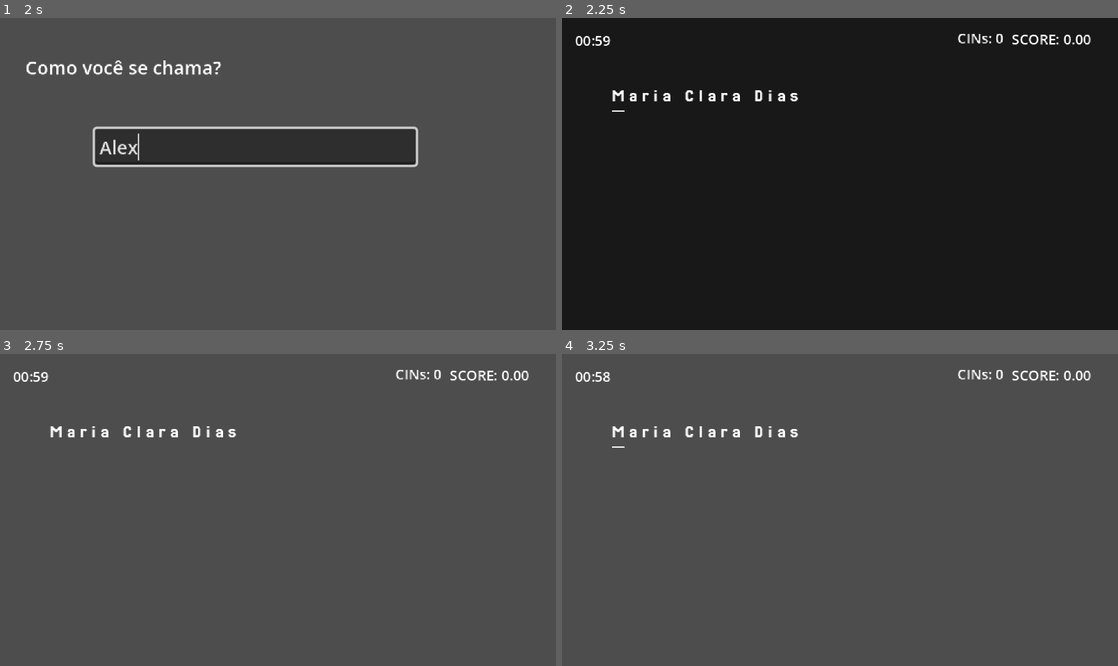
Above: before the commit, frames 1-4 (two rows, left to right).
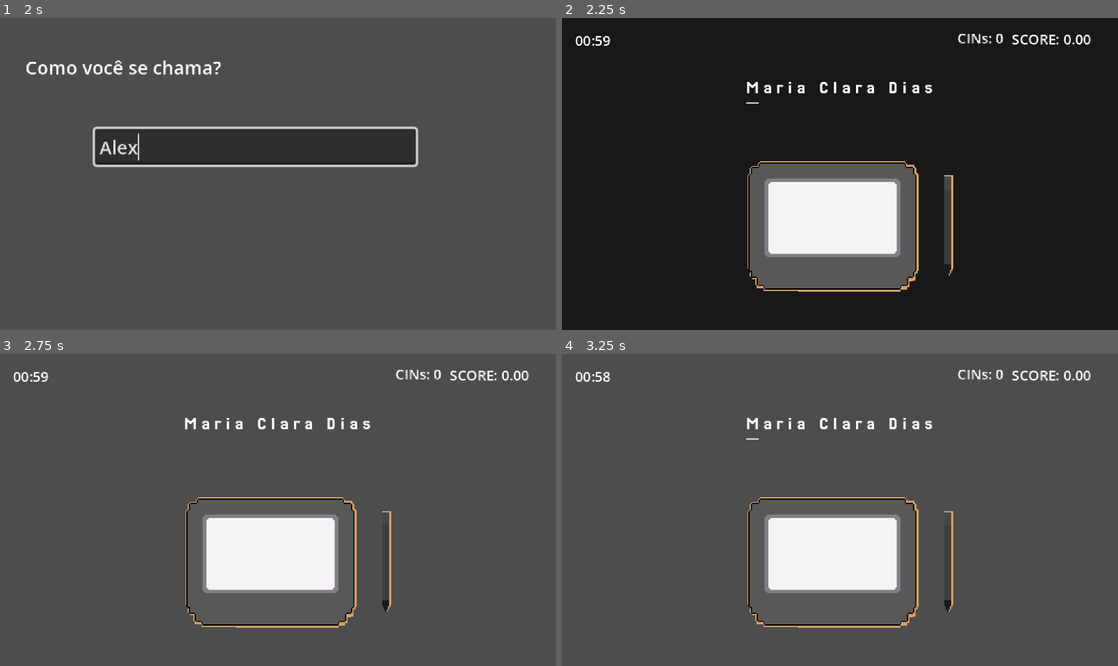
Above: after the commit, the same moments.

Repository: bianca-bezerra/CINExpress
Game: Godot game, scene res://scenes/levels/menu_scene.tscn
The game is run twice, just before and just after one commit, with the same random seed, the same clock (stepped at 60 frames per second) and the same inputs.
Inputs (mouse positions are in pixels of both pictures, inside the frame that each line leads up to):
- Up to frame 1 (2 s): click "JOGAR" at 0.5 s; click (255, 145) at 1.27 s; type "Alex" at 1.35 s
- Up to frame 2 (2.25 s): tap Enter at 2 s; tap Space (space) at 2.1 s
- Up to frame 3 (2.75 s): no input
- Up to frame 4 (3.25 s): tap Space (space) at 2.85 s

Frame 1 is identical in both runs. In frame 2, 14% of the frame differs, in the area x 9-71%, y 20-88%; in frame 3, 8.1%; in frame 4, 8.2%.

Commit message:
feat: Adiciona assinatura digital e atualiza referências na cena de digitação

Diff:
--- a/scenes/levels/finger_scene.tscn
+++ b/scenes/levels/finger_scene.tscn
@@ -35,16 +35,16 @@
 collision_layer = 4
 
 [node name="Sprite2D2" type="Sprite2D" parent="digital_reader"]
-position = Vector2(3, -60)
+position = Vector2(0, -69)
 texture = ExtResource("2_k7tmn")
 
 [node name="Sprite2D" type="AnimatedSprite2D" parent="digital_reader"]
-position = Vector2(6.999993, -17)
+position = Vector2(3.9999924, -25)
 sprite_frames = SubResource("SpriteFrames_k7tmn")
 frame_progress = 0.47124112
 
 [node name="CollisionShape2D" type="CollisionShape2D" parent="digital_reader"]
-position = Vector2(7, 16)
+position = Vector2(4, 11)
 shape = SubResource("RectangleShape2D_21gu7")
 
 [node name="Finger" type="CharacterBody2D" parent="."]
--- a/scenes/levels/type_quickly.tscn
+++ b/scenes/levels/type_quickly.tscn
@@ -1,32 +1,74 @@
-[gd_scene load_steps=4 format=3 uid="uid://dbgncko8kqajj"]
+[gd_scene load_steps=6 format=3 uid="uid://dbgncko8kqajj"]
 
 [ext_resource type="Script" uid="uid://cavxmkxm3gft0" path="res://scripts/quickly_type_level.gd" id="1_jac8s"]
 [ext_resource type="FontFile" uid="uid://e05kcorrkffc" path="res://assets/poorhandwriting.ttf" id="2_pwse7"]
 [ext_resource type="PackedScene" uid="uid://yrnpjaxxbe5o" path="res://scenes/components/game_type.tscn" id="3_ufyvn"]
+[ext_resource type="Texture2D" uid="uid://m18tg8qgdih2" path="res://assets/sprites/assinatura_digital.png" id="4_dppqh"]
+
+[sub_resource type="LabelSettings" id="LabelSettings_dppqh"]
+font = ExtResource("2_pwse7")
+font_size = 18
+font_color = Color(0.62152386, 0.62152386, 0.6215238, 1)
+shadow_size = 6
+shadow_color = Color(0.28627452, 0.28627452, 0.28627452, 0.14509805)
+shadow_offset = Vector2(-1, -1)
 
 [node name="QuicklyTypeLevel" type="Node2D"]
 script = ExtResource("1_jac8s")
 
-[node name="VBoxContainer" type="VBoxContainer" parent="."]
-offset_left = 148.0
-offset_top = 89.0
-offset_right = 278.0
-offset_bottom = 174.0
+[node name="CanvasLayer" type="CanvasLayer" parent="."]
+
+[node name="VBoxContainer" type="VBoxContainer" parent="CanvasLayer"]
+anchors_preset = 14
+anchor_top = 0.5
+anchor_right = 1.0
+anchor_bottom = 0.5
+offset_top = -40.0
+offset_bottom = -24.0
+grow_horizontal = 2
+grow_vertical = 2
 size_flags_horizontal = 4
 size_flags_vertical = 4
 
-[node name="FeedbackLabel" type="Label" parent="VBoxContainer"]
+[node name="FeedbackLabel" type="Label" parent="CanvasLayer/VBoxContainer"]
 layout_mode = 2
 theme_override_fonts/font = ExtResource("2_pwse7")
+horizontal_alignment = 1
 
-[node name="HFlowContainer" type="HFlowContainer" parent="."]
-offset_left = 43.0
-offset_top = 59.0
-offset_right = 327.0
-offset_bottom = 179.0
+[node name="HFlowContainer" type="HFlowContainer" parent="CanvasLayer"]
+anchors_preset = 10
+anchor_right = 1.0
+offset_top = 52.0
+offset_bottom = 83.0
+grow_horizontal = 2
 size_flags_horizontal = 0
 size_flags_vertical = 8
+alignment = 1
 
-[node name="InputLineEdit" parent="." instance=ExtResource("3_ufyvn")]
+[node name="InputLineEdit" parent="CanvasLayer" instance=ExtResource("3_ufyvn")]
 
-[connection signal="text_change_rejected" from="InputLineEdit" to="." method="_on_input_line_edit_text_change_rejected"]
+[node name="AssinaturaDigital" type="TextureRect" parent="CanvasLayer"]
+offset_left = 160.0
+offset_top = 124.0
+offset_right = 338.0
+offset_bottom = 237.0
+texture = ExtResource("4_dppqh")
+
+[node name="signature" type="Label" parent="CanvasLayer/AssinaturaDigital"]
+layout_mode = 1
+anchors_preset = -1
+anchor_left = 0.112
+anchor_top = 0.416
+anchor_right = 0.716
+anchor_bottom = 0.549
+offset_left = 0.063999176
+offset_top = -0.00799942
+offset_right = 405.552
+offset_bottom = 118.75011
+grow_horizontal = 2
+grow_vertical = 2
+scale = Vector2(0.20928772, 0.20928772)
+label_settings = SubResource("LabelSettings_dppqh")
+autowrap_mode = 2
+
+[connection signal="text_change_rejected" from="CanvasLayer/InputLineEdit" to="." method="_on_input_line_edit_text_change_rejected"]
--- a/scripts/game_type.gd
+++ b/scripts/game_type.gd
@@ -1,6 +1,5 @@
 extends LineEdit
 class_name GameType
-
 
 func _on_text_changed(_new_text: String) -> void:
 	AudioManager.play_sfx("text_type")
--- a/scripts/quickly_type_level.gd
+++ b/scripts/quickly_type_level.gd
@@ -5,9 +5,10 @@
 const type_feedback_write = preload("res://scenes/components/type_feeadback_write.tscn")
 
 # Referências aos nós da cena (Onready vars)
-@onready var hflow_container: HFlowContainer = $HFlowContainer
-@onready var _feedback_label: Label = $VBoxContainer/FeedbackLabel
-@onready var input_line_edit: LineEdit = $InputLineEdit
+@onready var hflow_container: HFlowContainer = $CanvasLayer/HFlowContainer
+@onready var _feedback_label: Label = $CanvasLayer/VBoxContainer/FeedbackLabel
+@onready var input_line_edit: LineEdit = $CanvasLayer/InputLineEdit
+@onready var signature: Label = $CanvasLayer/AssinaturaDigital/signature
 
 # Variáveis de estado do jogo
 var _character_boxes: Array[Node] = []
@@ -99,6 +100,8 @@
 
 	update_ui()
 
+	signature.text = new_text
+
 	if _current_letter_index >= _current_name.length():
 		input_line_edit.release_focus()
 		finish_game()
Binary file added: assets/sprites/assinatura_digital.png
Not shown, added: assets/sprites/assinatura_digital.png.import
Binary file changed: assets/sprites/pov_leitor_digital.png
